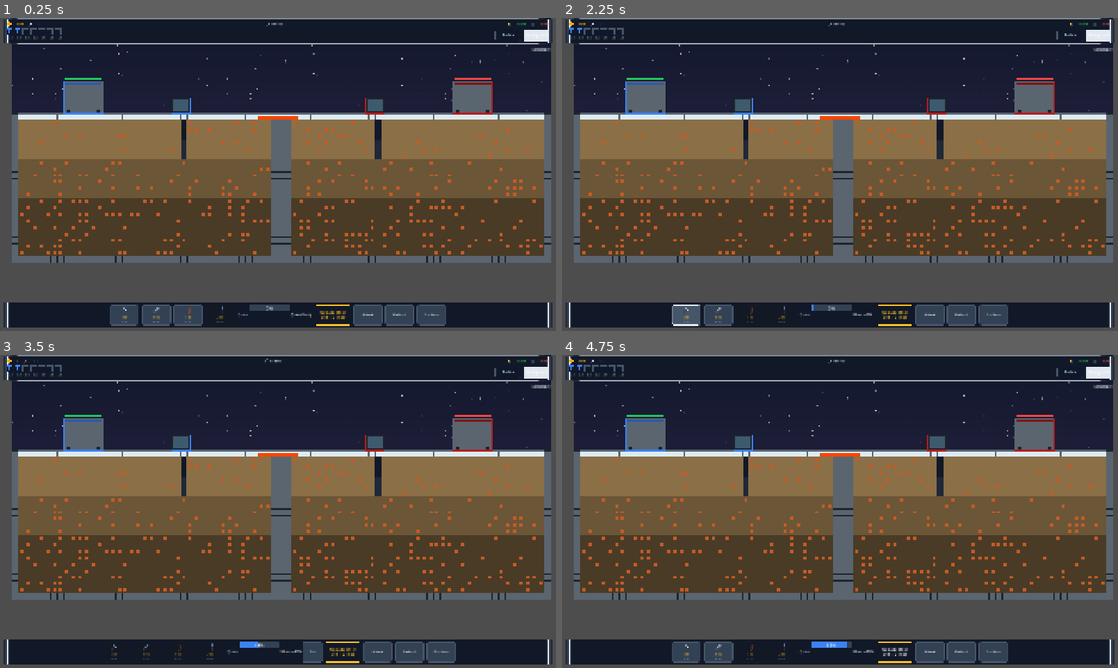
Above: before the commit, frames 1-4 (two rows, left to right).
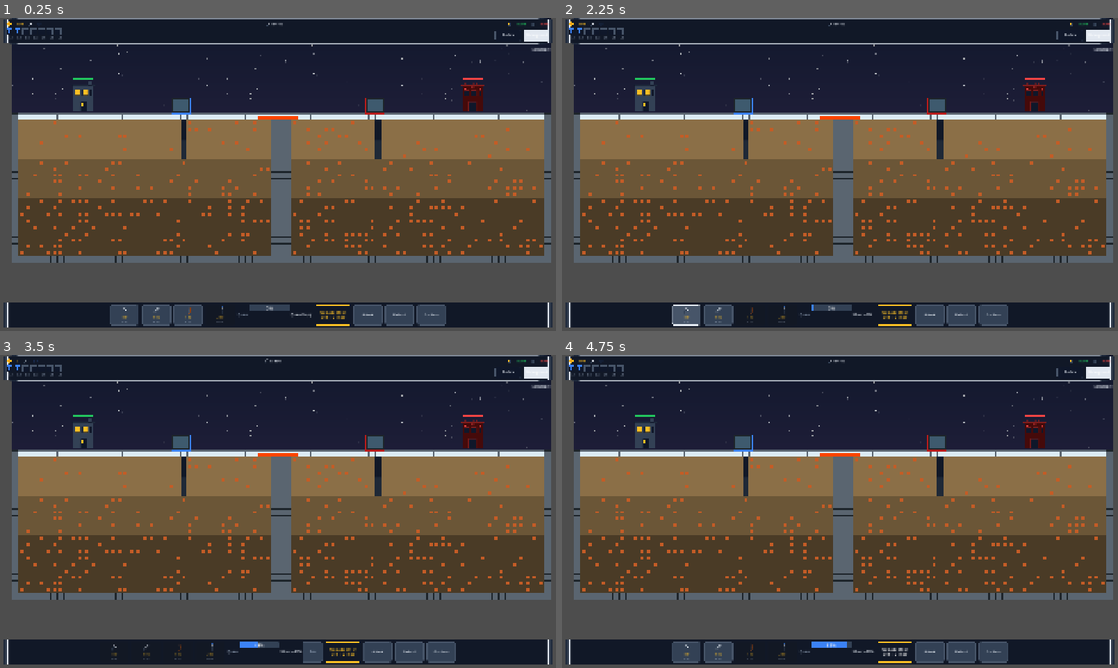
Above: after the commit, the same moments.

Repository: SZaidi00/mine-attack
Game: Godot game, scene res://scenes/main.tscn
The game is run twice, just before and just after one commit, with the same random seed, the same clock (stepped at 60 frames per second) and the same inputs.
Inputs:
- Up to frame 1 (0.25 s): no input
- Up to frame 2 (2.25 s): click "Surface" at 0.5 s; click "Underground" at 1.25 s; click "50" at 2 s
- Up to frame 3 (3.5 s): click "100" at 2.75 s
- Up to frame 4 (4.75 s): click "Swo" at 3.5 s; click "Upgrade Miner Lv 1 → 2 | 500" at 4.25 s

The runs differ from the first frame. In frame 1, 1.6% of the frame differs, in the area x 11-89%, y 19-31%; in frame 2, 1.6%; in frame 3, 1.6%; in frame 4, 1.6%.

Commit message:
buildings update

Diff:
--- a/scripts/world/building.gd
+++ b/scripts/world/building.gd
@@ -5,6 +5,11 @@
 const _HP_BAR_BG: Texture2D = preload("res://frost_mines_assets/ui/hp_bar_bg.png")
 const _HP_BAR_GREEN: Texture2D = preload("res://frost_mines_assets/ui/hp_bar_green.png")
 const _HP_BAR_RED: Texture2D = preload("res://frost_mines_assets/ui/hp_bar_red.png")
+
+const _BUILDING_TEXTURES: Dictionary = {
+	GameManager.Team.PLAYER: preload("res://frost_mines_assets/buildings/building_player.png"),
+	GameManager.Team.ENEMY: preload("res://frost_mines_assets/buildings/building_enemy.png")
+}
 
 signal hp_changed(current: int, maximum: int)
 signal queue_changed(entries: Array)
@@ -131,22 +136,16 @@
 
 
 func _draw() -> void:
-	var w: float = width_cells * GridWorld.CELL_SIZE
-	var h: float = height_cells * GridWorld.CELL_SIZE
-	var rect: Rect2 = Rect2(-w / 2.0, -h, w, h)
-	var color: Color = GameManager.COLOR_PLAYER if team == GameManager.Team.PLAYER else GameManager.COLOR_ENEMY
-	draw_rect(rect, GameManager.COLOR_STEEL, true)
-	draw_rect(rect, color, false, 3.0)
-	# Roof / greeble details.
-	draw_rect(Rect2(rect.position.x + 8, rect.position.y + 8, w - 16, 12), color.darkened(0.3), true)
-	draw_rect(Rect2(rect.position.x + 12, rect.position.y + h - 20, 16, 20), GameManager.COLOR_SHADOW, true)
-	draw_rect(Rect2(rect.position.x + w - 28, rect.position.y + h - 20, 16, 20), GameManager.COLOR_SHADOW, true)
+	var texture: Texture2D = _BUILDING_TEXTURES[team]
+	var sprite_size: Vector2 = texture.get_size()
+	var sprite_rect: Rect2 = Rect2(-sprite_size.x / 2.0, -sprite_size.y, sprite_size.x, sprite_size.y)
+	draw_texture(texture, sprite_rect.position)
 
 	# Health bar.
 	var hp_pct: float = float(_hp) / float(max_hp)
-	var bar_w: float = w - 16
+	var bar_w: float = sprite_size.x - 16
 	var bar_h: float = 8
-	var bar_pos: Vector2 = Vector2(rect.position.x + 8, rect.position.y - 16)
+	var bar_pos: Vector2 = Vector2(sprite_rect.position.x + 8, sprite_rect.position.y - 16)
 	var bar_rect: Rect2 = Rect2(bar_pos, Vector2(bar_w, bar_h))
 	draw_texture_rect(_HP_BAR_BG, bar_rect, false)
 	var fill_texture: Texture2D = _HP_BAR_GREEN if team == GameManager.Team.PLAYER else _HP_BAR_RED
Not shown, changed: AGENTS.md
